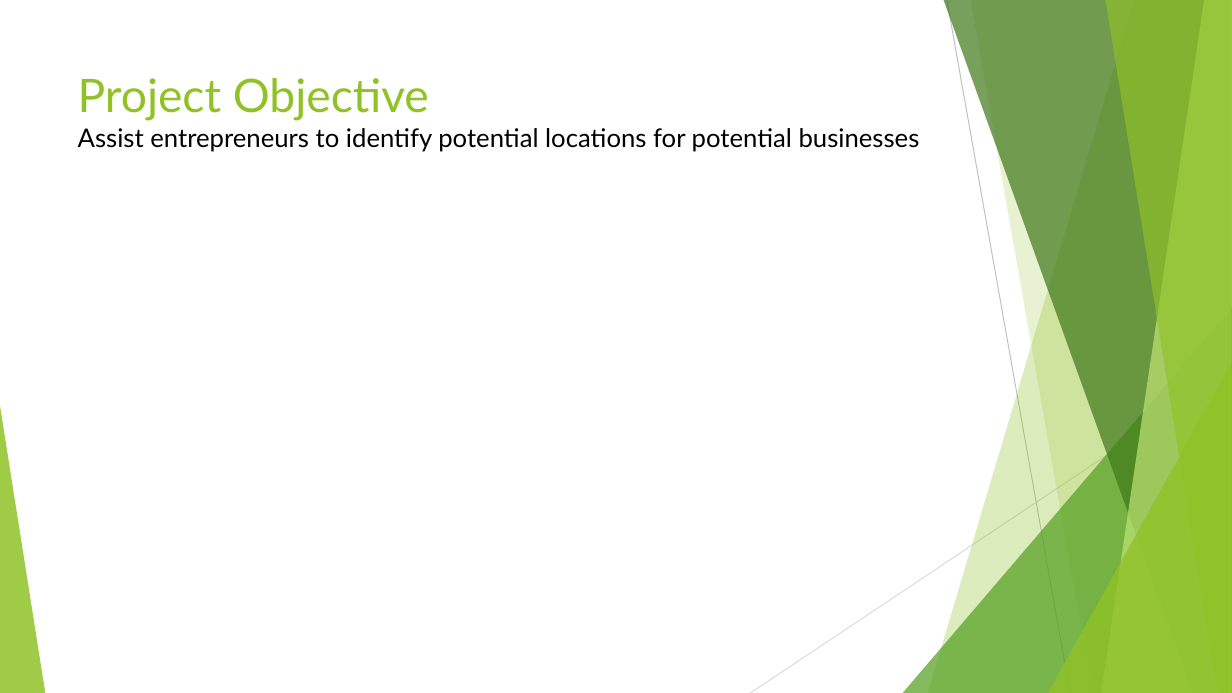
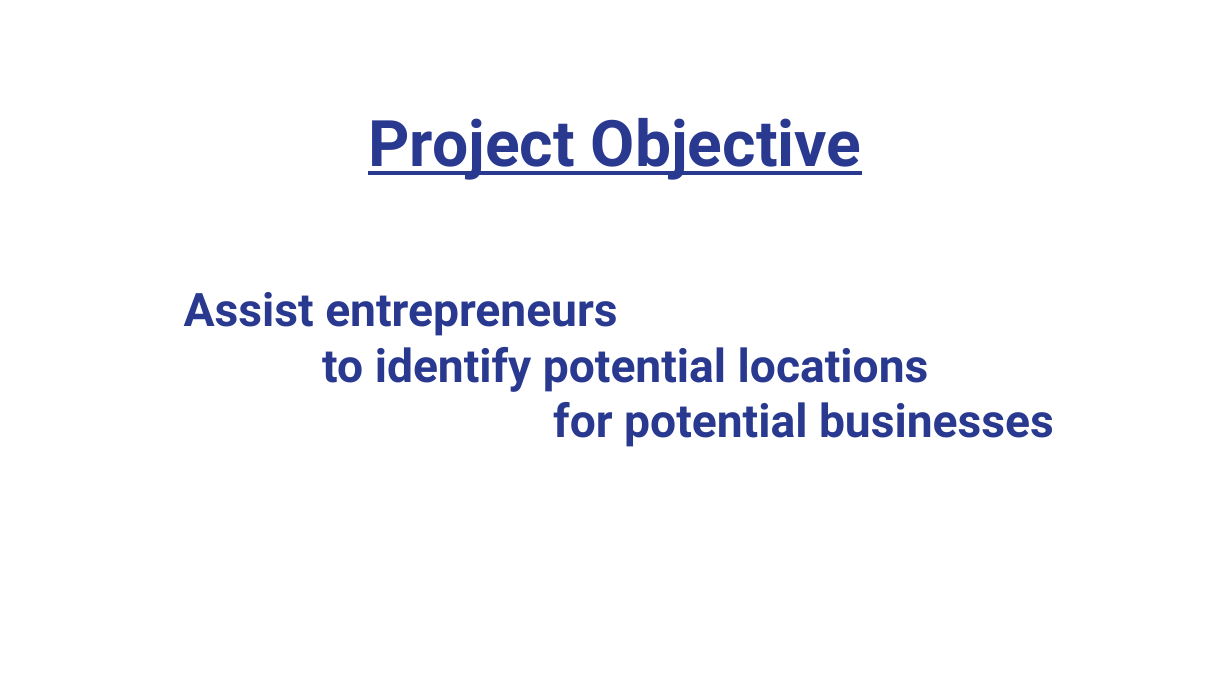
Before and after one commit to Janie228/Entrepreneur_Consultant_1, a slide deck: slide 2 of Doc/Entrepreneurs Research.pptx. Drawn at 1232x693 pixels with LibreOffice and Linux fonts; fonts in the diff are those of the drawing; background and template pictures are left out. Boxes give left, top, right and bottom in pixels: in the first picture for what was removed or moved away, otherwise in the second. Text is boxed around its words. In the diff, an @@ line names an element or a change of style, - is before the commit and + after.

```diff
--- a/Doc/Entrepreneurs Research.pptx
+++ b/Doc/Entrepreneurs Research.pptx
@@ title added at [368, 118, 862, 180], 50 pt, text #2A3990, bold, underline @@
+Project Objective
@@ text at [184, 292, 1054, 447]: text changed; size 20 to 36 pt; font Lato to Roboto; text colour #000000 to #2A3990; bold on @@
-Project Objective
-Assist entrepreneurs to identify potential locations for potential businesses
+Assist entrepreneurs
+to identify potential locations
+for potential businesses
@@ group removed at [0, 0, 1232, 693]: 5 freeform shapes, 3 triangles, 2 lines @@
```
Also in this commit, not shown: 3 other slides changed, 14 slides added, 7 slides removed, 1 other file.
